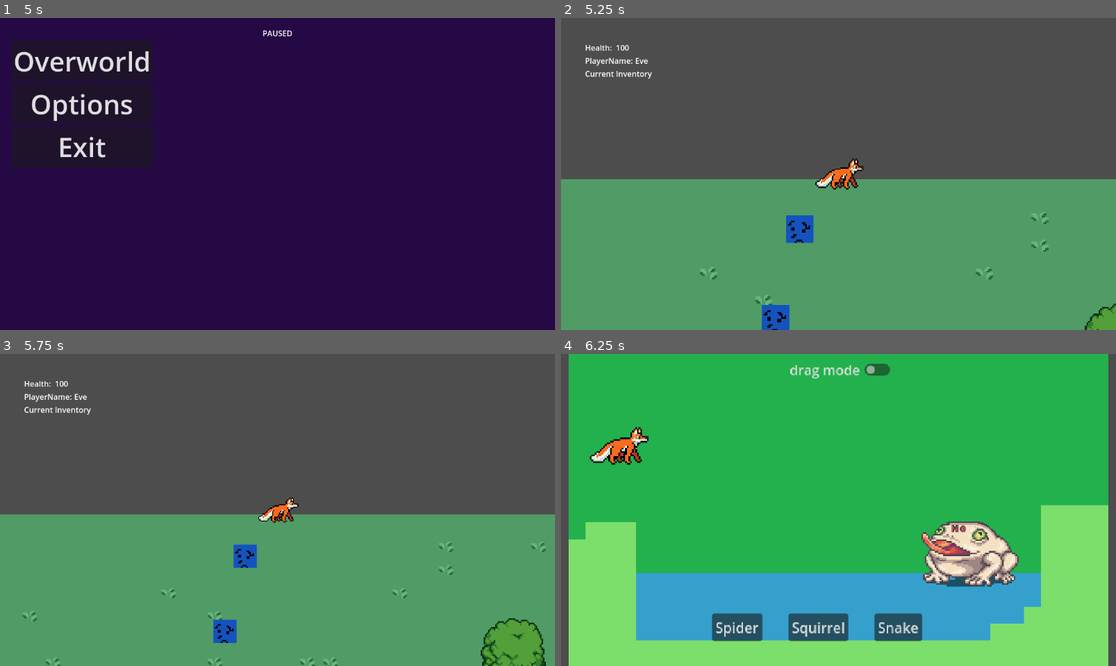
Above: before the commit, frames 1-4 (two rows, left to right).
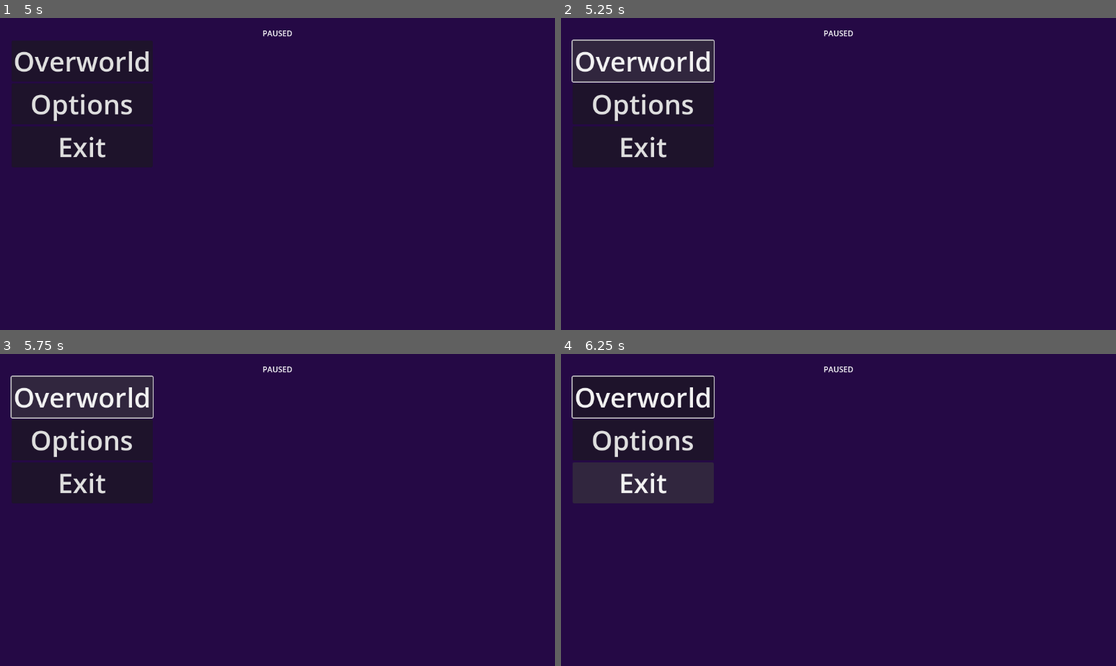
Above: after the commit, the same moments.

Repository: mango-gremlin/arch-enemies
Game: Godot game, scene res://overworld/ui/main_menu/main_menu.tscn
The game is run twice, just before and just after one commit, with the same random seed, the same clock (stepped at 60 frames per second) and the same inputs. Before the commit the project starts from res://main_menu.tscn.
Inputs (mouse positions are in pixels of both pictures, inside the frame that each line leads up to):
- Up to frame 1 (5 s): click "overworld" at 0.5 s; tap Enter at 1.25 s; move the mouse to (399, 158) at 1.27 s; hold D (move_right) 1.28-2.78 s; tap E (interact_overworld) at 1.35, 2.3, 2.85, 3.8, 4.55 s; tap Space (jump) at 1.52, 2.27, 3.77, 4.52 s; move the mouse to (166, 189) at 2.02 s; click (166, 189) at 2.1 s; move the mouse to (333, 105) at 2.77 s; hold A (left) 2.78-3.53 s; move the mouse to (249, 236) at 3.52 s; hold D (move_right) from 3.53 s (still down); tap Q (use_item) at 3.6 s; move the mouse to (444, 220) at 4.27 s; hold Mouse wheel down (zoom_in) from 4.28 s (still down); tap Escape (open_menu) at 4.9 s
- Up to frame 2 (5.25 s): release D (move_right) at 5 s; release Mouse wheel down (zoom_in) at 5 s; click "Overworld" at 5 s
- Up to frame 3 (5.75 s): no input
- Up to frame 4 (6.25 s): tap Space (jump) at 5.75, 6.02 s; move the mouse to (672, 463) at 5.77 s; hold A (left) from 5.78 s (still down); tap Mouse wheel up (zoom_out) at 5.85 s; tap E (interact_overworld) at 6.05 s

Frame 1 is identical in both runs. In frame 2, 100% of the frame differs, in the area x 0-100%, y 0-100%; in frame 3, 100%; in frame 4, 100%.

Commit message:
restructure overworld scripts, update interaction system

Diff:
--- a/Arch-enemies/overworld/script/Player.gd
+++ b/Arch-enemies/overworld/entities/Player/Player.gd
@@ -98,7 +98,8 @@
 				enter_bridge_scene(bridge_id)
 			Interactable.InteractionType.ITEM:
 				print("found an item")
-				add_to_inventory(active_interaction.interact_value)
+				active_interaction.interact_with_area()
+				#add_to_inventory(active_interaction.interact_value)
 				# adding to inventory!
 			Interactable.InteractionType.NPC:
 				print("npc interaction")
@@ -148,7 +149,8 @@
 func enter_pause_menu():
 	print("pause menu")
 	exit_overworld()
-	get_tree().change_scene_to_file("res://overworld/ui/menu/pause_menu.tscn")
+	# TODO
+	get_tree().change_scene_to_file("res://overworld/ui/menu/menu/pause_menu.tscn")
 
 func enter_bridge_scene(bridge_id):
 	print("entering bridge game", bridge_id)
--- a/Arch-enemies/overworld/entities/interaction_overworld/bridge_interaction.gd
+++ b/Arch-enemies/overworld/entities/interaction_overworld/bridge_interaction.gd
@@ -5,11 +5,12 @@
 @export var bridge_id:int
 @export var difficulty:int
 @export var description:String = "reserved for preview path of sprite"
+var interaction_type: Interactable.InteractionType = Interactable.InteractionType.BRIDGE
+
 
 func _ready():
 	var interactionspot_object = get_node("interactionspot")
-
-	# updating bridge id accordingly
+	interactionspot_object.interact_type = interaction_type
 	interactionspot_object.interact_value = bridge_id
 	# updating description
 	interactionspot_object.interact_label = description
--- a/Arch-enemies/overworld/entities/interaction_overworld/bridge_interaction.tscn
+++ b/Arch-enemies/overworld/entities/interaction_overworld/bridge_interaction.tscn
@@ -16,4 +16,3 @@
 texture = ExtResource("1_0w4hd")
 
 [node name="interactionspot" parent="." instance=ExtResource("2_l2pv7")]
-interact_type = 1
--- a/Arch-enemies/overworld/entities/interaction_overworld/interactionspot.gd
+++ b/Arch-enemies/overworld/entities/interaction_overworld/interactionspot.gd
@@ -12,19 +12,21 @@
 
 # --- /
 # -- / base properties
+var parent_node:Node2D
+
 # defines type of action, used to identify what to do next ...
-@export var interact_type:InteractionType = InteractionType.DEBUG
+var interact_type:InteractionType = InteractionType.DEBUG
 
 # denotes the value contained
 var interact_value = "no interaction"
 
 # debugging : denotes what this interaction is about
-@export var interact_label = "none"
+var interact_label = " "
 
 # --- /
 # -- / necessary options for ITEM
-@export var item_type:Item.ItemType = Item.ItemType.NOTHING
-@export var item_description:String = "description of item, is showcased on interaction"
+var item_type:Item.ItemType = Item.ItemType.NOTHING
+var item_description:String = "description of item, is showcased on interaction"
 
 # --- /
 # -- / necessary options for BRIDGE
@@ -36,13 +38,13 @@
 
 
 
-
-
 # Called when the node enters the scene tree for the first time.
 func _ready():
+	# debugging
 	# constructing the according type:
 	match interact_type:
 		InteractionType.ITEM:
+			# FIXME should not be instantiated with every creation
 			# generating new item
 			var newItem = Item.new(item_type,item_description)
 			interact_label = newItem.item_description
@@ -60,7 +62,17 @@
 			pass
 
 
+# --- /
+# -- /
+# called whenever player wants to interact with area
+func interact_with_area():
+	print("interacting with area")
+	match interact_type:
+		InteractionType.ITEM:
+			var received_value = parent_node.signal_existence()
+			print(received_value)
+			# interact according to item requirements
+			pass
 
-# Called every frame. 'delta' is the elapsed time since the previous frame.
-func _process(delta):
-	pass
+		_:
+			pass
--- /dev/null
+++ b/Arch-enemies/overworld/entities/interaction_overworld/item_interaction.gd
@@ -0,0 +1,52 @@
+extends Node2D
+
+# --- /
+# -- / providing information that are
+# -- | piped to _interactionspot_ upon initialization
+
+# ----
+# Idea: denoted in #133 on github!
+# - items can be locked until a given threshold was met
+# ----
+
+# choose which item is contained
+var interaction_type: Interactable.InteractionType = Interactable.InteractionType.ITEM
+@export var item_type:Item.ItemType
+
+# FIXME this value is not persistent but resets with every game!
+# TODO convert to Issue on Github to track!
+@export var item_amount:int = 2
+
+# string denoting what is shown upon gathering the item
+@export var item_dialogue_box: String
+@export var obtain_threshold:int
+#
+@export var obtain_condition:String
+
+# run upon instantiating this node in scene
+func _ready():
+	# gathering child node
+	var interactionspot_object = get_node("interactionspot")
+	# set interaction type for child node
+	interactionspot_object.parent_node = self
+	interactionspot_object.interact_type = interaction_type
+	# setting description
+	interactionspot_object.item_type = item_type
+	interactionspot_object.item_description = item_dialogue_box
+
+
+
+# checks whether item can be obtained by player
+# returns true, if possible
+# returns false, otherwise
+func is_obtainable_by_player() -> bool:
+	#FIXME should check on given criteria for player object
+	# could be get_criteria_threshold(criteria:enum)
+	var player_threshold_criteria:int = 10
+	# check whether player meets set criteria
+	if obtain_threshold  > player_threshold_criteria || item_amount == 0:
+		return true
+	return false
+
+func signal_existence() -> String:
+	return "this node was referenced from child"
--- /dev/null
+++ b/Arch-enemies/overworld/entities/interaction_overworld/item_interaction.tscn
@@ -0,0 +1,14 @@
+[gd_scene load_steps=3 format=3 uid="uid://bj3a1sw80l6wj"]
+
+[ext_resource type="Script" path="res://overworld/entities/interaction_overworld/item_interaction.gd" id="1_ektp2"]
+[ext_resource type="PackedScene" uid="uid://cegpqm0j2vvbh" path="res://overworld/entities/interaction_overworld/interactionspot.tscn" id="2_agwop"]
+
+[node name="item_interaction" type="Node2D"]
+script = ExtResource("1_ektp2")
+item_type = null
+item_amount = null
+item_dialogue_box = null
+obtain_threshold = null
+obtain_condition = null
+
+[node name="interactionspot" parent="." instance=ExtResource("2_agwop")]
--- /dev/null
+++ b/Arch-enemies/overworld/main_scene_overworld.tscn
@@ -0,0 +1,34 @@
+[gd_scene load_steps=7 format=3 uid="uid://cgfkelxiskcux"]
+
+[ext_resource type="Script" path="res://overworld/overworld.gd" id="1_pwtu4"]
+[ext_resource type="PackedScene" uid="uid://dndu4pg1i3tlf" path="res://overworld/scenes/player.tscn" id="2_mpe4y"]
+[ext_resource type="PackedScene" uid="uid://p30p3o0e473c" path="res://overworld/scenes/world.tscn" id="3_xuy1h"]
+[ext_resource type="PackedScene" uid="uid://cgvraulefjyn8" path="res://overworld/ui/overworld_ui/overworld_ui.tscn" id="4_4hawq"]
+[ext_resource type="PackedScene" uid="uid://bj3a1sw80l6wj" path="res://overworld/entities/interaction_overworld/item_interaction.tscn" id="6_66i44"]
+[ext_resource type="PackedScene" uid="uid://5llfgi2ysvie" path="res://overworld/entities/interaction_overworld/bridge_interaction.tscn" id="6_iairi"]
+
+[node name="maingame" type="Node"]
+script = ExtResource("1_pwtu4")
+
+[node name="Player" parent="." instance=ExtResource("2_mpe4y")]
+
+[node name="world" parent="." instance=ExtResource("3_xuy1h")]
+
+[node name="overworld_ui" parent="." instance=ExtResource("4_4hawq")]
+
+[node name="bridge_interaction" parent="." instance=ExtResource("6_iairi")]
+position = Vector2(190, 28)
+bridge_id = 800
+description = "test  description"
+
+[node name="bridge_interaction2" parent="." instance=ExtResource("6_iairi")]
+position = Vector2(176, 80)
+bridge_id = 1
+
+[node name="item_interaction" parent="." instance=ExtResource("6_66i44")]
+position = Vector2(377, 119)
+item_type = 1
+item_dialogue_box = "this is a treee ??"
+
+[connection signal="saved_player" from="Player" to="." method="_on_player_saved_player"]
+[connection signal="updated_inventory" from="Player" to="overworld_ui" method="_on_player_updated_inventory"]
--- a/Arch-enemies/overworld/overworld.tscn
+++ /dev/null
@@ -1,43 +0,0 @@
-[gd_scene load_steps=7 format=3 uid="uid://cgfkelxiskcux"]
-
-[ext_resource type="Script" path="res://overworld/overworld.gd" id="1_7x6fb"]
-[ext_resource type="PackedScene" uid="uid://dndu4pg1i3tlf" path="res://overworld/scenes/player.tscn" id="2_qr15w"]
-[ext_resource type="PackedScene" uid="uid://p30p3o0e473c" path="res://overworld/scenes/world.tscn" id="3_88h0s"]
-[ext_resource type="PackedScene" uid="uid://cgvraulefjyn8" path="res://overworld/ui/overworld_ui/overworld_ui.tscn" id="4_ucn7s"]
-[ext_resource type="PackedScene" uid="uid://cegpqm0j2vvbh" path="res://overworld/entities/interaction_overworld/interactionspot.tscn" id="5_c1p0g"]
-[ext_resource type="PackedScene" uid="uid://5llfgi2ysvie" path="res://overworld/entities/interaction_overworld/bridge_interaction.tscn" id="6_q2tgm"]
-
-[node name="maingame" type="Node"]
-script = ExtResource("1_7x6fb")
-
-[node name="Player" parent="." instance=ExtResource("2_qr15w")]
-
-[node name="world" parent="." instance=ExtResource("3_88h0s")]
-
-[node name="overworld_ui" parent="." instance=ExtResource("4_ucn7s")]
-
-[node name="interactionspot" parent="." instance=ExtResource("5_c1p0g")]
-position = Vector2(497, 130)
-interact_type = 3
-interact_label = "Thats a stone "
-item_type = 0
-item_description = "this is a stick,wow!"
-
-[node name="interactionspot2" parent="." instance=ExtResource("5_c1p0g")]
-position = Vector2(471, 120)
-interact_type = 3
-interact_label = "tree"
-item_type = 2
-item_description = "a small green leaf"
-
-[node name="bridge_interaction" parent="." instance=ExtResource("6_q2tgm")]
-position = Vector2(190, 28)
-bridge_id = 800
-description = "test  description"
-
-[node name="bridge_interaction2" parent="." instance=ExtResource("6_q2tgm")]
-position = Vector2(176, 80)
-bridge_id = 1
-
-[connection signal="saved_player" from="Player" to="." method="_on_player_saved_player"]
-[connection signal="updated_inventory" from="Player" to="overworld_ui" method="_on_player_updated_inventory"]
--- a/Arch-enemies/overworld/scenes/player.tscn
+++ b/Arch-enemies/overworld/scenes/player.tscn
@@ -1,8 +1,8 @@
 [gd_scene load_steps=11 format=3 uid="uid://dndu4pg1i3tlf"]
 
-[ext_resource type="Script" path="res://overworld/script/Player.gd" id="1_lcx6v"]
+[ext_resource type="Script" path="res://overworld/entities/Player/Player.gd" id="1_lcx6v"]
 [ext_resource type="Texture2D" uid="uid://802nqkliaru4" path="res://assets/art/characters/fox.png" id="2_tenk7"]
-[ext_resource type="Script" path="res://overworld/script/ZoomCamera.gd" id="3_y8j37"]
+[ext_resource type="Script" path="res://overworld/entities/Player/ZoomCamera.gd" id="3_y8j37"]
 
 [sub_resource type="RectangleShape2D" id="RectangleShape2D_8xcpl"]
 size = Vector2(23, 9)
--- a/Arch-enemies/overworld/script/Item.gd
+++ b/Arch-enemies/overworld/scripts/Item.gd
@@ -34,6 +34,9 @@
 
 
 
+
+# returns string representation of obtained item
+# TODO Where is it used?
 func set_item_name(type:ItemType):
 	match type:
 		ItemType.STICK:
@@ -47,7 +50,9 @@
 		_:
 			return " "
 
-# maybe there's a better solution, the first google search was inconlusive. str() and to_string()
+
+
+# FIXME maybe there's a better solution, the first google search was inconlusive. str() and to_string()
 # does not work on enums?
 func item_type_to_string(item_type_enum: ItemType):
 	match item_type_enum:
@@ -65,6 +70,9 @@
 			return "ERROR"
 
 
+
+# converts itemtype to json representation
+# returns json-string representing item
 func to_json():
 	var data = {
 		"type" : item_type_to_string(item_type),
@@ -73,6 +81,9 @@
 
 	return data
 
+
+# converts string to enum of type item
+# returns obtained type
 static func string_to_item_type(str):
 	match str:
 		"STICK":
@@ -83,8 +94,9 @@
 			return ItemType.LEAF
 		"HONEY":
 			return ItemType.HONEY
-		"NOTHING":
+		#"NOTHING":
+		#	return ItemType.NOTHING
+		_:
+			# usually not the case
+			print("Invalid string representation received")
 			return ItemType.NOTHING
-		_:
-			print("Invalid string item type representation!")
-			return ItemType.NOTHING  # ????
--- a/Arch-enemies/overworld/script/main_menu.gd
+++ b/Arch-enemies/overworld/scripts/main_menu.gd
@@ -19,4 +19,4 @@
 
 
 func _on_overworld_pressed():
-	get_tree().change_scene_to_file("res://overworld/overworld.tscn")
+	get_tree().change_scene_to_file("res://overworld/main_scene_overworld.tscn")
--- a/Arch-enemies/main_menu.tscn
+++ b/Arch-enemies/overworld/ui/main_menu/main_menu.tscn
@@ -1,7 +1,7 @@
 [gd_scene load_steps=3 format=3 uid="uid://bm4bdq6ka013n"]
 
-[ext_resource type="Script" path="res://overworld/script/main_menu.gd" id="1_j0rda"]
-[ext_resource type="Texture2D" uid="uid://cm1xjw1g442ht" path="res://assets/main_menu_background.png" id="2_fyuxt"]
+[ext_resource type="Script" path="res://overworld/scripts/main_menu.gd" id="1_w25qy"]
+[ext_resource type="Texture2D" uid="uid://cm1xjw1g442ht" path="res://assets/main_menu_background.png" id="2_jxyfb"]
 
 [node name="main_menu" type="Control"]
 layout_mode = 3
@@ -10,7 +10,7 @@
 anchor_bottom = 1.0
 grow_horizontal = 2
 grow_vertical = 2
-script = ExtResource("1_j0rda")
+script = ExtResource("1_w25qy")
 
 [node name="TextureRect" type="TextureRect" parent="."]
 layout_mode = 1
--- a/Arch-enemies/overworld/ui/menu/pause_menu.gd
+++ b/Arch-enemies/overworld/ui/menu/menu/pause_menu.gd
@@ -14,7 +14,7 @@
 
 func _on_overworld_pressed():
 	# TODO improve  by constantly saving the previous scene in a variable!
-	get_tree().change_scene_to_file("res://overworld/overworld.tscn")
+	get_tree().change_scene_to_file("res://maingame.tscn")
 
 
 func _on_exit_pressed():
--- a/Arch-enemies/overworld/ui/menu/pause_menu.tscn
+++ b/Arch-enemies/overworld/ui/menu/menu/pause_menu.tscn
@@ -1,6 +1,6 @@
 [gd_scene load_steps=2 format=3 uid="uid://cv4r3ql0yg1la"]
 
-[ext_resource type="Script" path="res://overworld/ui/menu/pause_menu.gd" id="1_vyga1"]
+[ext_resource type="Script" path="res://overworld/ui/menu/menu/pause_menu.gd" id="1_vyga1"]
 
 [node name="pause_menu" type="Control"]
 layout_mode = 3
--- a/Arch-enemies/project.godot
+++ b/Arch-enemies/project.godot
@@ -11,8 +11,8 @@
 [application]
 
 config/name="Arch-Enemies"
-run/main_scene="res://main_menu.tscn"
-config/features=PackedStringArray("4.1", "Forward Plus")
+run/main_scene="res://overworld/ui/main_menu/main_menu.tscn"
+config/features=PackedStringArray("4.2", "Forward Plus")
 
 [autoload]
 
Renamed: Arch-enemies/overworld/script/ZoomCamera.gd -> Arch-enemies/overworld/entities/Player/ZoomCamera.gd
Renamed: Arch-enemies/overworld/script/save_management.gd -> Arch-enemies/overworld/scripts/save_management.gd
Not shown: 1 places in Arch-enemies/overworld/ui/main_menu/main_menu.tscn that only renumber resources
